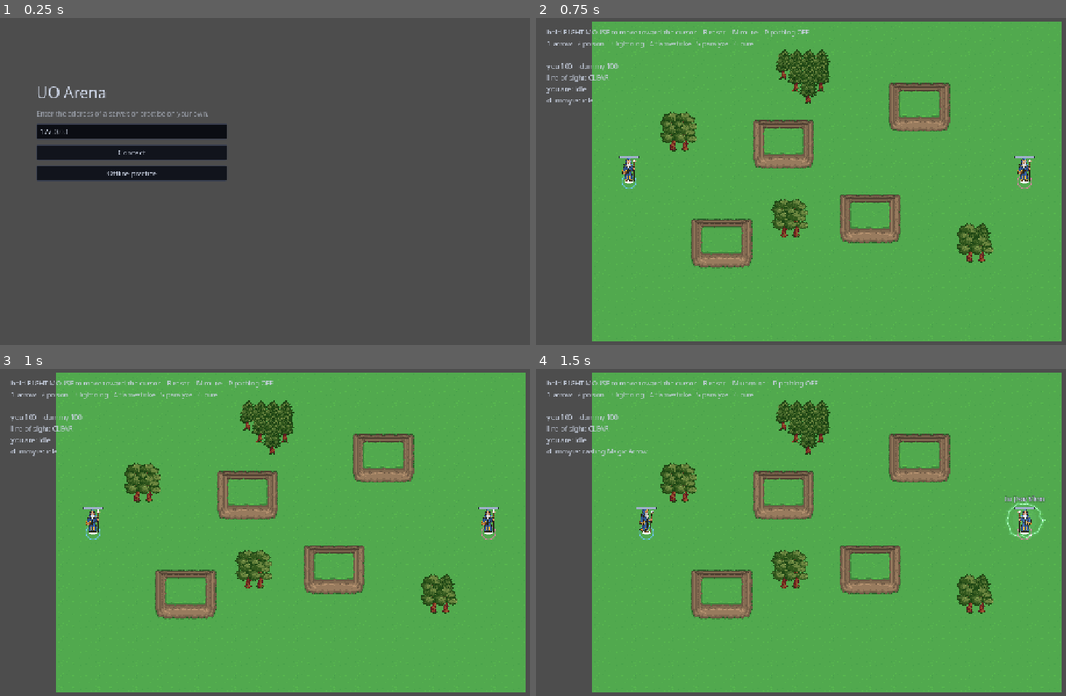
Above: before the commit, frames 1-4 (two rows, left to right).
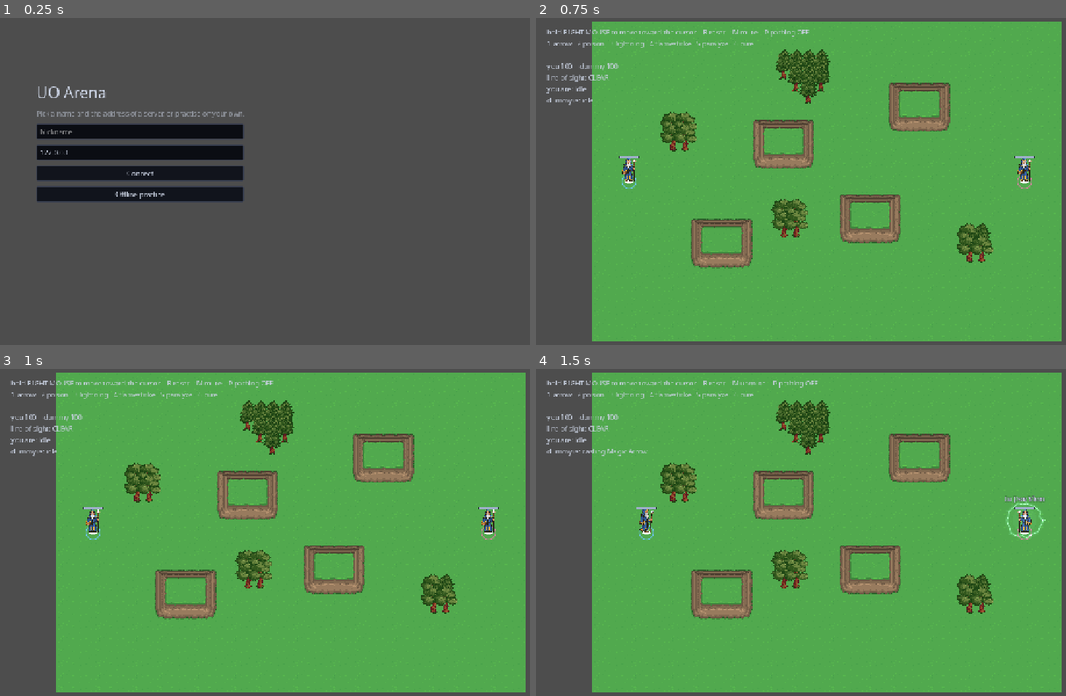
Above: after the commit, the same moments.

Repository: sirdeaz/uo-arena
Game: Godot game, scene res://autoload/boot.tscn
The game is run twice, just before and just after one commit, with the same random seed, the same clock (stepped at 60 frames per second) and the same inputs.
Inputs (mouse positions are in pixels of both pictures, inside the frame that each line leads up to):
- Up to frame 1 (0.25 s): no input
- Up to frame 2 (0.75 s): click "Offline practice" at 0.5 s
- Up to frame 3 (1 s): no input
- Up to frame 4 (1.5 s): tap Enter at 1.25 s; move the mouse to (954, 516) at 1.27 s; hold D from 1.28 s (still down); tap M at 1.35 s; click (954, 516) at 1.42 s

The runs differ from the first frame. In frame 1, 2.5% of the frame differs, in the area x 6-47%, y 28-56%; in frame 2, nothing differs; in frame 3, nothing differs; in frame 4, nothing differs.

Commit message:
Nicknames overhead, in a band of their own (#145)
Two opponents were told apart only by a lightness step inside one hue
family, which `Palette.opponent_body` itself calls the slower second
read, and nothing anywhere carried a human name. A nickname is chosen at
join and drawn over each fighter.

The space above a head was already spoken for. `_draw_mantra` puts the
spoken mantra there during a cast, and that is the read the whole cast
machine exists to make possible — which spell is coming, and what a
fizzle-feint fakes. So the tag gets a band of its own strictly above the
mantra's, reserved whether or not anyone is casting: the mantra keeps the
exact position it had, never moves and never has to make room. The cost
is a visible gap over an idle fighter, which is the cheaper half of that
trade. `overhead_mantra_y` and `overhead_nickname_y` are static so the
ordering is pinned by a test rather than by eye.

A nickname is the one piece of player-chosen text drawn on other
people's screens, so it arrives assumed hostile:
`NetProtocol.sanitize_nickname` turns control characters into spaces,
collapses the runs that leaves, and cuts to `NICKNAME_MAX_LENGTH`;
anything that does not survive falls back to the slot's own name. Cleaned
on the server, never on the sender's word. It is a label hung on whoever
`get_remote_sender_id()` says this is — not a claim about who they are,
so the identity rule above `join_arena` still holds.

The name rides the roster RPC, which fires on join and leave, not the
20Hz record — `net_protocol.gd`'s header explains why that record stays
lean. `PROTOCOL_VERSION` 3 to 4, so an old client is refused at the door
rather than drawing blank tags.

Co-Authored-By: Claude Opus 5 <noreply@anthropic.com>

Diff:
--- a/autoload/network_manager.gd
+++ b/autoload/network_manager.gd
@@ -25,6 +25,10 @@
 const CONNECT_TIMEOUT_SECONDS: float = 5.0
 
 var _connecting_for: float = -1.0
+
+## What the join screen asked to be called. Held from `join` until the connection is up,
+## because `join_arena` cannot be sent until there is a server to send it to.
+var _pending_nickname: String = ""
 
 
 func _ready() -> void:
@@ -176,7 +180,9 @@
 
 func _broadcast_roster() -> void:
 	if arena_server != null:
-		receive_roster.rpc(arena_server.peer_ids(), arena_server.slots())
+		receive_roster.rpc(
+			arena_server.peer_ids(), arena_server.slots(), arena_server.nicknames()
+		)
 
 
 func _on_snapshot_ready(records: Array) -> void:
@@ -202,11 +208,12 @@
 # ── Joining ───────────────────────────────────────────────────────────────────────
 
 
-func join(address: String, port: int) -> Error:
+func join(address: String, port: int, nickname: String = "") -> Error:
 	var peer := _create_client_peer(address, port)
 	if peer == null:
 		return ERR_CANT_CONNECT
 
+	_pending_nickname = nickname
 	multiplayer.multiplayer_peer = peer
 	_harden()
 	multiplayer.connected_to_server.connect(_on_connected_to_server, CONNECT_ONE_SHOT)
@@ -232,7 +239,7 @@
 	if previous != null:
 		previous.queue_free()
 
-	join_arena.rpc_id(1, Constants.PROTOCOL_VERSION)
+	join_arena.rpc_id(1, Constants.PROTOCOL_VERSION, _pending_nickname)
 
 
 func _on_connection_failed() -> void:
@@ -281,8 +288,12 @@
 # `transfer_channel` would need a matching `channel_count` at both ends to work.
 
 
+## `nickname` is the one piece of client-chosen text that reaches other players' screens,
+## and it is not an exception to the rule above: it is a label hung on whoever
+## `get_remote_sender_id()` says this is, never a claim about who they are. The server
+## cleans it (`NetProtocol.sanitize_nickname`, via `add_player`) rather than trusting it.
 @rpc("any_peer", "call_remote", "reliable")
-func join_arena(protocol_version: int) -> void:
+func join_arena(protocol_version: int, nickname: String = "") -> void:
 	if not multiplayer.is_server() or arena_server == null:
 		return
 	# Valid only for the duration of this call, so read it before anything else.
@@ -295,7 +306,7 @@
 
 	# Deliberately here rather than on `peer_connected`: that fires before the joining
 	# client has a scene to receive anything, so a roster sent then lands nowhere.
-	if not arena_server.add_player(sender):
+	if not arena_server.add_player(sender, nickname):
 		receive_rejected.rpc_id(sender, "the arena is full")
 		_disconnect_peer(sender)
 		return
@@ -344,9 +355,11 @@
 
 
 @rpc("authority", "call_remote", "reliable")
-func receive_roster(peer_ids: PackedInt32Array, slots: PackedInt32Array) -> void:
+func receive_roster(
+	peer_ids: PackedInt32Array, slots: PackedInt32Array, nicknames: PackedStringArray
+) -> void:
 	if arena_client != null:
-		arena_client.apply_roster(peer_ids, slots)
+		arena_client.apply_roster(peer_ids, slots, nicknames)
 
 
 @rpc("authority", "call_remote", "reliable")
--- a/client/art/fighter_chrome.tres
+++ b/client/art/fighter_chrome.tres
@@ -8,6 +8,9 @@
 health_bar_height = 6.0
 overhead_gap = 6.0
 mantra_gap = 14.0
+nickname_gap = 18.0
+nickname_font_size = 13
+nickname_outline_size = 3
 mantra_font_size = 16
 mantra_outline_size = 3
 paralyze_ring_offset = 7.0
--- a/client/client_main.gd
+++ b/client/client_main.gd
@@ -15,6 +15,7 @@
 @export var practice_scene: PackedScene
 
 @onready var _menu: CanvasLayer = $Menu
+@onready var _nickname: LineEdit = $Menu/Panel/Nickname
 @onready var _address: LineEdit = $Menu/Panel/Address
 @onready var _status: Label = $Menu/Panel/Status
 @onready var _connect_button: Button = $Menu/Panel/ConnectButton
@@ -36,6 +37,9 @@
 
 	_address.text = DEFAULT_ADDRESS
 	_address.text_submitted.connect(func(text: String) -> void: _connect_to(text))
+	# Enter in the nickname field connects too, rather than doing nothing — the address
+	# is usually already filled in from last time, so the name is the field you land on.
+	_nickname.text_submitted.connect(func(_text: String) -> void: _connect_to(_address.text))
 	_connect_button.pressed.connect(func() -> void: _connect_to(_address.text))
 	($Menu/Panel/PracticeButton as Button).pressed.connect(_go_to_practice)
 
@@ -69,6 +73,8 @@
 	_connect_button.disabled = true
 	_status.text = "connecting to %s…" % host
 
-	if NetworkManager.join(host, NetworkManager.requested_port()) != OK:
+	# Sent as typed. The server is what cleans it and what fills in a default for an empty
+	# one — a client's idea of an acceptable name is not something to take on trust.
+	if NetworkManager.join(host, NetworkManager.requested_port(), _nickname.text) != OK:
 		_connect_button.disabled = false
 		_status.text = "could not open a connection to %s" % host
--- a/client/client_main.tscn
+++ b/client/client_main.tscn
@@ -25,7 +25,12 @@
 theme_override_font_sizes/font_size = 34
 
 [node name="Hint" type="Label" parent="Menu/Panel"]
-text = "Enter the address of a server, or practise on your own."
+text = "Pick a name and the address of a server, or practise on your own."
+
+[node name="Nickname" type="LineEdit" parent="Menu/Panel"]
+custom_minimum_size = Vector2(300, 0)
+max_length = 16
+placeholder_text = "Nickname"
 
 [node name="Address" type="LineEdit" parent="Menu/Panel"]
 custom_minimum_size = Vector2(300, 0)
--- a/client/fighter_chrome.gd
+++ b/client/fighter_chrome.gd
@@ -32,6 +32,18 @@
 @export var overhead_gap: float = 6.0
 ## Gap between the health bar and the mantra above it.
 @export var mantra_gap: float = 14.0
+## Gap between the mantra's baseline and the nickname above it. The nickname keeps a band
+## of its own, held whether or not a cast is running, so the mantra never moves and never
+## has to make room for a name — reading which spell is coming is worth more than a tight
+## idle layout (#145).
+@export var nickname_gap: float = 18.0
+
+@export_group("Nickname")
+## Point size the nickname is set in. Smaller than the mantra deliberately: the two pieces
+## of overhead text must never be mistaken for one another at a glance.
+@export var nickname_font_size: int = 13
+## Thickness of the dark halo behind the nickname, so it reads over the arena floor.
+@export var nickname_outline_size: int = 3
 
 @export_group("Mantra")
 ## Point size the mantra is set in.
--- a/client/scenes/arena_client.gd
+++ b/client/scenes/arena_client.gd
@@ -95,17 +95,26 @@
 ##
 ## The server sends slot numbers, not colours — what a slot looks like is decided here,
 ## which is why `server/` never has to know what rose means.
-func apply_roster(peer_ids: PackedInt32Array, slots: PackedInt32Array) -> void:
+func apply_roster(
+	peer_ids: PackedInt32Array, slots: PackedInt32Array, nicknames: PackedStringArray
+) -> void:
 	var present := {}
 	for index in peer_ids.size():
 		var peer_id := peer_ids[index]
 		present[peer_id] = true
 		var slot := slots[index] if index < slots.size() else index
 		var color := _color_for(peer_id, slot)
+		# The server always sends a name for everyone on it, but a roster that arrived
+		# short is still a roster — fall back rather than draw a fighter with a blank tag.
+		var nickname := (
+			nicknames[index] if index < nicknames.size()
+			else ArenaServer.default_nickname(slot)
+		)
 		if _fighters.has(peer_id):
 			_fighters[peer_id].body_color = color
+			_fighters[peer_id].nickname = nickname
 		else:
-			_add_fighter(peer_id, color)
+			_add_fighter(peer_id, color, nickname)
 
 	for peer_id in _fighters.keys():
 		if not present.has(peer_id):
@@ -330,9 +339,10 @@
 	return Palette.opponent_body(slot)
 
 
-func _add_fighter(peer_id: int, color: Color) -> void:
+func _add_fighter(peer_id: int, color: Color, nickname: String) -> void:
 	var fighter: Fighter = FIGHTER_SCENE.instantiate()
 	fighter.body_color = color
+	fighter.nickname = nickname
 	fighter.server_driven = true
 	fighter.player_controlled = peer_id == local_peer_id
 	add_child(fighter)
--- a/client/scenes/fighter.gd
+++ b/client/scenes/fighter.gd
@@ -81,6 +81,11 @@
 
 @export var body_color: Color = Palette.PLAYER
 @export var player_controlled: bool = false
+
+## What this fighter is called, drawn overhead. Set from the roster — `ArenaClient`
+## sanitizes nothing here because the server already has (`NetProtocol.sanitize_nickname`).
+## Empty draws nothing at all, which is what a bare `Fighter.new()` in a test gets.
+@export var nickname: String = ""
 
 ## The overhead-chrome measurements — health bar, status-ring offsets, mantra sizing,
 ## footing rim, and the two sprite anchors the reads hang off. A resource so the art is
@@ -944,6 +949,7 @@
 
 	_draw_health_bar()
 	_draw_mantra()
+	_draw_nickname()
 
 
 func _draw_fx() -> void:
@@ -1025,7 +1031,10 @@
 	var text: String = state.current_spell.mantra
 	var font_size := chrome.mantra_font_size
 	var width := font.get_string_size(text, HORIZONTAL_ALIGNMENT_LEFT, -1, font_size).x
-	var origin := Vector2(-width * 0.5, chrome.head_top - chrome.overhead_gap - chrome.mantra_gap)
+	var origin := Vector2(
+		-width * 0.5,
+		overhead_mantra_y(chrome.head_top, chrome.overhead_gap, chrome.mantra_gap)
+	)
 
 	# Dark outline so the words stay readable over the arena floor. One call rather than
 	# the four offset passes this used to take.
@@ -1035,6 +1044,51 @@
 	)
 	_ui.draw_string(
 		font, origin, text, HORIZONTAL_ALIGNMENT_LEFT, -1, font_size, MANTRA_COLOR
+	)
+
+
+## Where the mantra's baseline sits: up past the health bar, then the mantra's own gap.
+## Static so the one relationship that matters — that the nickname sits strictly above
+## this and never in it — is checkable without a scene tree (#145).
+static func overhead_mantra_y(
+	head_top: float, overhead_gap: float, mantra_gap: float
+) -> float:
+	return head_top - overhead_gap - mantra_gap
+
+
+## Where the nickname's baseline sits: the mantra's band, and then some. Reserved whether
+## or not a cast is running, which is the whole point — the mantra is the read that
+## decides fights, so it keeps a fixed position and a name never displaces or covers it.
+static func overhead_nickname_y(
+	head_top: float, overhead_gap: float, mantra_gap: float, nickname_gap: float
+) -> float:
+	return overhead_mantra_y(head_top, overhead_gap, mantra_gap) - nickname_gap
+
+
+## The name overhead, in the fighter's own body colour so the tag and the body it names
+## read as one identity. Set in the UI font rather than `SpellVisuals.MANTRA_FONT`: a
+## nickname must never be mistaken for a mantra at a glance, and the Uncial face is the
+## mantra's signature.
+func _draw_nickname() -> void:
+	if nickname == "":
+		return
+
+	var font := ThemeDB.fallback_font
+	var font_size := chrome.nickname_font_size
+	var width := font.get_string_size(nickname, HORIZONTAL_ALIGNMENT_LEFT, -1, font_size).x
+	var origin := Vector2(
+		-width * 0.5,
+		overhead_nickname_y(
+			chrome.head_top, chrome.overhead_gap, chrome.mantra_gap, chrome.nickname_gap
+		)
+	)
+
+	_ui.draw_string_outline(
+		font, origin, nickname, HORIZONTAL_ALIGNMENT_LEFT, -1, font_size,
+		chrome.nickname_outline_size, Palette.OUTLINE
+	)
+	_ui.draw_string(
+		font, origin, nickname, HORIZONTAL_ALIGNMENT_LEFT, -1, font_size, body_color
 	)
 
 
--- a/common/constants.gd
+++ b/common/constants.gd
@@ -7,7 +7,12 @@
 ## Bumped whenever the shape of anything on the wire changes. A client whose number
 ## disagrees with the server's is refused at the door rather than left to misread
 ## records — a mismatched snapshot layout fails silently and confusingly otherwise.
-const PROTOCOL_VERSION: int = 3
+const PROTOCOL_VERSION: int = 4
+
+## Longest nickname the server keeps. Short on purpose: the tag is drawn over a fighter's
+## head mid-fight, and a name wide enough to reach across a neighbour is a name that costs
+## somebody a read. `NetProtocol.sanitize_nickname` is what enforces it.
+const NICKNAME_MAX_LENGTH: int = 16
 
 const PLAYER_MAX_HEALTH: float = 100.0
 const PLAYER_MOVE_SPEED: float = 225.0
--- a/common/net_protocol.gd
+++ b/common/net_protocol.gd
@@ -125,3 +125,37 @@
 	if not is_finite(direction.x) or not is_finite(direction.y):
 		return Vector2.ZERO
 	return direction.limit_length(1.0)
+
+
+## Cleans a nickname arriving from a client, returning `""` when nothing usable survives
+## — `ArenaServer.default_nickname` is what fills that in, because only the server knows
+## which slot the name belongs to.
+##
+## The same kind of defence `sanitize_direction` is: a nickname is the one piece of
+## player-chosen text this game draws on *other* people's screens, so it arrives assumed
+## hostile. Control characters and newlines would break out of the single line the tag is
+## drawn on, a run of spaces would let someone render an invisible name, and an
+## arbitrarily long one would stretch a tag across the arena over everyone else's fight.
+##
+## Note this is a *display* name and nothing else. Identity is still `get_remote_sender_id()`
+## and only that — see the header above `join_arena`. Two players may pick the same
+## nickname and the server neither knows nor cares.
+static func sanitize_nickname(raw: String) -> String:
+	var cleaned := ""
+	for character in raw:
+		# Anything below space — newlines and tabs included — becomes a space rather than
+		# being dropped, so "a\nb" reads as two words instead of silently becoming "ab".
+		if character.unicode_at(0) < 32 or character.unicode_at(0) == 127:
+			cleaned += " "
+		else:
+			cleaned += character
+
+	# Collapse the runs those substitutions can leave behind, so a name cannot be padded
+	# out to the length cap with whitespace and render as a blank tag.
+	while cleaned.contains("  "):
+		cleaned = cleaned.replace("  ", " ")
+
+	cleaned = cleaned.strip_edges()
+	if cleaned.length() > Constants.NICKNAME_MAX_LENGTH:
+		cleaned = cleaned.substr(0, Constants.NICKNAME_MAX_LENGTH).strip_edges()
+	return cleaned
--- a/server/arena_server.gd
+++ b/server/arena_server.gd
@@ -28,6 +28,12 @@
 	## stops there — what a slot *looks* like is the client's business, and `server/`
 	## has to stay free of rendering for the Dedicated Server export to stay clean.
 	var slot: int
+
+	## What this player is called on everyone else's screen. Sanitized on arrival and
+	## never empty — `add_player` falls back to `default_nickname` — so the client can
+	## draw it without checking. Rides the roster RPC, not the snapshot record: it changes
+	## once a session, and `NetProtocol`'s own header says why the record stays lean.
+	var nickname: String = ""
 
 	## The direction actually governing this player's current physics step. Only ever
 	## written by `_step_movement` consuming an entry off `_input_queue` — never by
@@ -114,7 +120,19 @@
 # ── Roster ────────────────────────────────────────────────────────────────────────
 
 
-func add_player(peer_id: int) -> bool:
+## What a player is called when they gave nothing usable. Named off the slot rather than
+## the peer id: a peer id is a transport detail that means nothing to anyone reading it
+## over someone's head, and the slot is already the number the client colours bodies by,
+## so "Player 2" and the second body colour agree.
+static func default_nickname(slot: int) -> String:
+	return "Player %d" % (slot + 1)
+
+
+## `nickname` is a display label and nothing else — identity is still the transport's own
+## `get_remote_sender_id()`, never a field a client fills in. Cleaned here rather than
+## trusted (`NetProtocol.sanitize_nickname`), and anything that does not survive that
+## falls back to the slot's own name, so every fighter always has a tag to draw.
+func add_player(peer_id: int, nickname: String = "") -> bool:
 	if _players.has(peer_id) or _players.size() >= Constants.MAX_PLAYERS:
 		return false
 
@@ -122,6 +140,10 @@
 	player.peer_id = peer_id
 	player.slot = _free_slot()
 	player.input_flow = new_input_flow()
+
+	player.nickname = NetProtocol.sanitize_nickname(nickname)
+	if player.nickname == "":
+		player.nickname = default_nickname(player.slot)
 
 	player.combatant = Combatant.new()
 	add_child(player.combatant)
@@ -202,6 +224,14 @@
 	var out := PackedInt32Array()
 	for peer_id in _players:
 		out.append(_players[peer_id].slot)
+	return out
+
+
+## Nicknames in the same order `peer_ids` and `slots` come out, for the roster broadcast.
+func nicknames() -> PackedStringArray:
+	var out := PackedStringArray()
+	for peer_id in _players:
+		out.append(_players[peer_id].nickname)
 	return out
 
 
--- a/tests/test_arena_client.gd
+++ b/tests/test_arena_client.gd
@@ -30,12 +30,12 @@
 	source.queue_free()
 
 
-func _roster(peer_ids: Array) -> void:
+func _roster(peer_ids: Array, nicknames: Array = []) -> void:
 	var ids := PackedInt32Array(peer_ids)
 	var slots := PackedInt32Array()
 	for index in peer_ids.size():
 		slots.append(index)
-	client.apply_roster(ids, slots)
+	client.apply_roster(ids, slots, PackedStringArray(nicknames))
 
 
 func _fighter(peer_id: int) -> Fighter:
--- a/tests/test_arena_server.gd
+++ b/tests/test_arena_server.gd
@@ -498,3 +498,37 @@
 		EntityState.State.IDLE,
 		"a refusal costs nothing — not even recovery"
 	)
+
+
+# ── Nicknames, since #145 ───────────────────────────────────────────────────────────
+
+
+func test_a_nickname_is_cleaned_on_the_way_in() -> void:
+	server.add_player(2, "  Lord\nBritish  ")
+	assert_eq(
+		server.nicknames()[0], "Lord British",
+		"the server cleans what a client sends rather than trusting it"
+	)
+
+
+func test_a_player_who_gave_no_name_is_named_by_slot() -> void:
+	server.add_player(2)
+	assert_eq(
+		server.nicknames()[0], ArenaServer.default_nickname(server.slots()[0]),
+		"every fighter needs a tag to draw, so an empty name falls back rather than blanking"
+	)
+
+
+func test_a_name_of_only_whitespace_falls_back_the_same_way() -> void:
+	server.add_player(2, "     ")
+	assert_eq(
+		server.nicknames()[0], ArenaServer.default_nickname(server.slots()[0]),
+		"an invisible name is no name — nobody gets to play as a blank tag"
+	)
+
+
+func test_default_nicknames_count_from_one_not_zero() -> void:
+	assert_eq(
+		ArenaServer.default_nickname(0), "Player 1",
+		"slot 0 is the first player, and nobody reading a tag mid-fight counts from zero"
+	)
--- a/tests/test_fighter.gd
+++ b/tests/test_fighter.gd
@@ -469,3 +469,67 @@
 		"the skip path must never come at the cost of #113's own convergence guarantee"
 	)
 	fighter.queue_free()
+
+
+# ── The nickname never takes the mantra's slot, since #145 ──────────────────────────
+#
+# The mantra is the read that decides fights — what spell is coming, and what a
+# fizzle-feint fakes. A name drawn overhead must sit strictly above it and must never
+# move it, so the mantra's position is the same whether anyone is called anything.
+
+
+func test_the_nickname_sits_strictly_above_the_mantra() -> void:
+	var chrome := FighterChrome.new()
+	var mantra_y := Fighter.overhead_mantra_y(
+		chrome.head_top, chrome.overhead_gap, chrome.mantra_gap
+	)
+	var nickname_y := Fighter.overhead_nickname_y(
+		chrome.head_top, chrome.overhead_gap, chrome.mantra_gap, chrome.nickname_gap
+	)
+	assert_true(
+		nickname_y < mantra_y,
+		"negative y is up, so the name has to be the smaller number — a tag level with " +
+		"the mantra would cover the one read worth protecting"
+	)
+
+
+func test_the_mantra_does_not_move_when_a_nickname_is_present() -> void:
+	# The nickname's band is reserved whether or not anyone is casting, so nothing about
+	# the mantra's own placement is allowed to depend on the name above it.
+	var chrome := FighterChrome.new()
+	var with_a_wide_gap := chrome.nickname_gap + 100.0
+	assert_almost_eq(
+		Fighter.overhead_nickname_y(
+			chrome.head_top, chrome.overhead_gap, chrome.mantra_gap, with_a_wide_gap
+		) + with_a_wide_gap,
+		Fighter.overhead_mantra_y(chrome.head_top, chrome.overhead_gap, chrome.mantra_gap),
+		"moving the name must not move the mantra: the gap is measured off the mantra, " +
+		"never the other way round"
+	)
+
+
+func test_a_fighter_with_no_nickname_draws_nothing_rather_than_erroring() -> void:
+	var fighter := FIGHTER_SCENE.instantiate()
+	add_child(fighter)
+	await get_tree().physics_frame
+	assert_eq(
+		fighter.nickname, "",
+		"a bare fighter — a test's, or the practice harness's — has no name and must not " +
+		"need one to draw"
+	)
+	fighter.queue_free()
+
+
+func test_a_named_fighter_actually_draws_its_tag_without_erroring() -> void:
+	# Exercises `_draw_nickname`'s real drawing path rather than only its geometry — a
+	# missing font or a bad colour would never show up in the arithmetic above.
+	var fighter := FIGHTER_SCENE.instantiate()
+	fighter.nickname = "Lord British"
+	add_child(fighter)
+	await get_tree().physics_frame
+	await get_tree().process_frame
+	assert_eq(
+		fighter.nickname, "Lord British",
+		"a fighter must survive a frame with a name set, tag drawn and all"
+	)
+	fighter.queue_free()
--- a/tests/test_net_protocol.gd
+++ b/tests/test_net_protocol.gd
@@ -143,3 +143,45 @@
 		EntityState.State.IDLE,
 		"casting nothing is not casting"
 	)
+
+
+# ── Nicknames, since #145 ───────────────────────────────────────────────────────────
+#
+# The one piece of player-chosen text this game draws on *other* people's screens, so it
+# arrives assumed hostile and is cleaned before anything keeps it.
+
+
+func test_a_plain_nickname_survives_untouched() -> void:
+	assert_eq(
+		NetProtocol.sanitize_nickname("Lord British"), "Lord British",
+		"an ordinary name must come through exactly as typed"
+	)
+
+
+func test_a_nickname_is_cut_to_the_length_cap() -> void:
+	var long_name := "x".repeat(Constants.NICKNAME_MAX_LENGTH + 40)
+	assert_eq(
+		NetProtocol.sanitize_nickname(long_name).length(), Constants.NICKNAME_MAX_LENGTH,
+		"a name long enough to stretch a tag across the arena is cut, not kept"
+	)
+
+
+func test_newlines_cannot_break_a_nickname_onto_a_second_line() -> void:
+	assert_eq(
+		NetProtocol.sanitize_nickname("Lord\nBritish"), "Lord British",
+		"a newline becomes a space rather than being dropped, so the words stay separate"
+	)
+
+
+func test_a_nickname_of_only_whitespace_survives_as_nothing() -> void:
+	assert_eq(
+		NetProtocol.sanitize_nickname("   \t  "), "",
+		"an invisible name must come back empty so the server can name them by slot"
+	)
+
+
+func test_padding_cannot_smuggle_a_blank_nickname_past_the_cap() -> void:
+	assert_eq(
+		NetProtocol.sanitize_nickname("a" + "     " + "b"), "a b",
+		"runs of whitespace collapse, so a name cannot be padded out to look empty"
+	)
